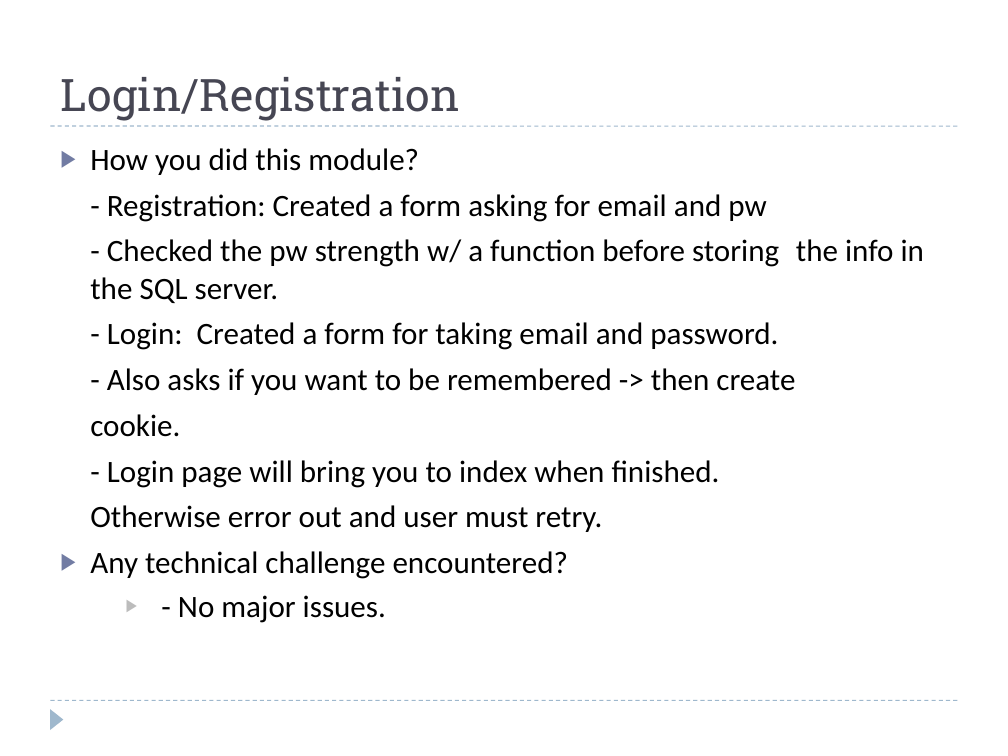
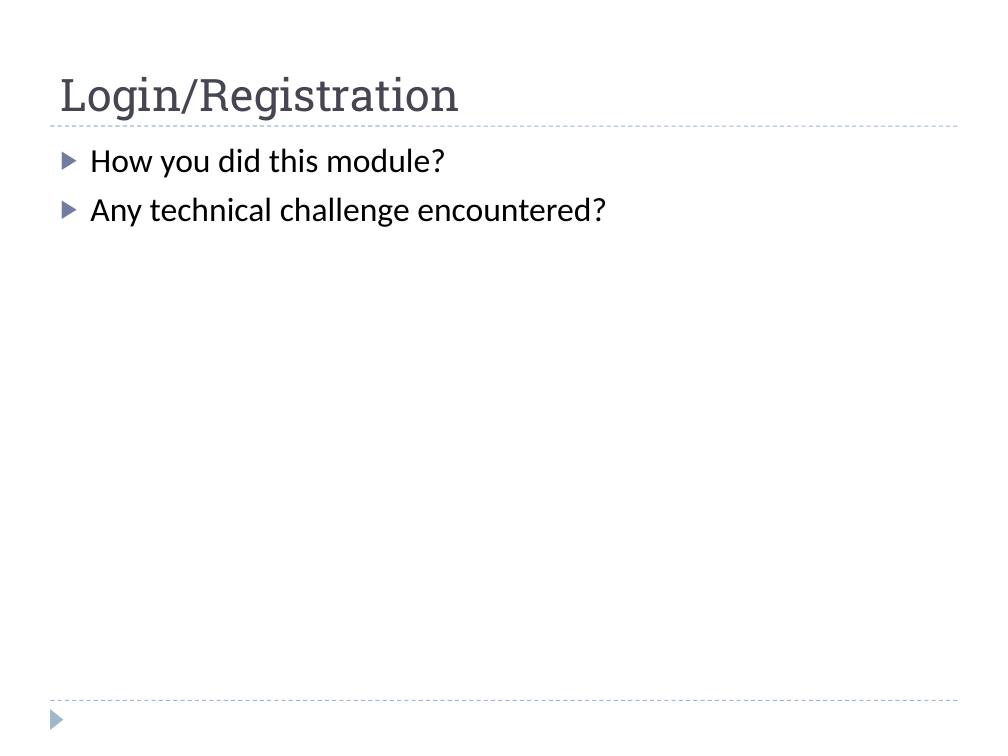
Before and after one commit to BowenChan/CS-174-Website-Project, a slide deck: slide 4 of Presentation and Files/2014 TeamProject3 Presentation 1212014.ppt. Drawn at 1008x756 pixels with LibreOffice and Linux fonts; fonts in the diff are those of the drawing. Boxes give left, top, right and bottom in pixels: in the first picture for what was removed or moved away, otherwise in the second. Text is boxed around its words. In the diff, an @@ line names an element or a change of style, - is before the commit and + after.

```diff
--- a/Presentation and Files/2014 TeamProject3 Presentation 1212014.ppt
+++ b/Presentation and Files/2014 TeamProject3 Presentation 1212014.ppt
@@ text "How you did this module?" at (90, 148, 607, 227): size 22.2 to 24 pt @@
@@ text at (90, 194, 924, 532): paragraphs removed @@
-- Registration: Created a form asking for email and pw
-- Checked the pw strength w/ a function before storing the info in the SQL server.
-- Login: Created a form for taking email and password.
-- Also asks if you want to be remembered -> then create
-cookie.
-- Login page will bring you to index when finished.
-Otherwise error out and user must retry.
@@ text at (178, 595, 386, 623): paragraph removed @@
-    ▶ - No major issues.
```
Also in this commit, not shown: 1 other slide changed, 4 other files.
